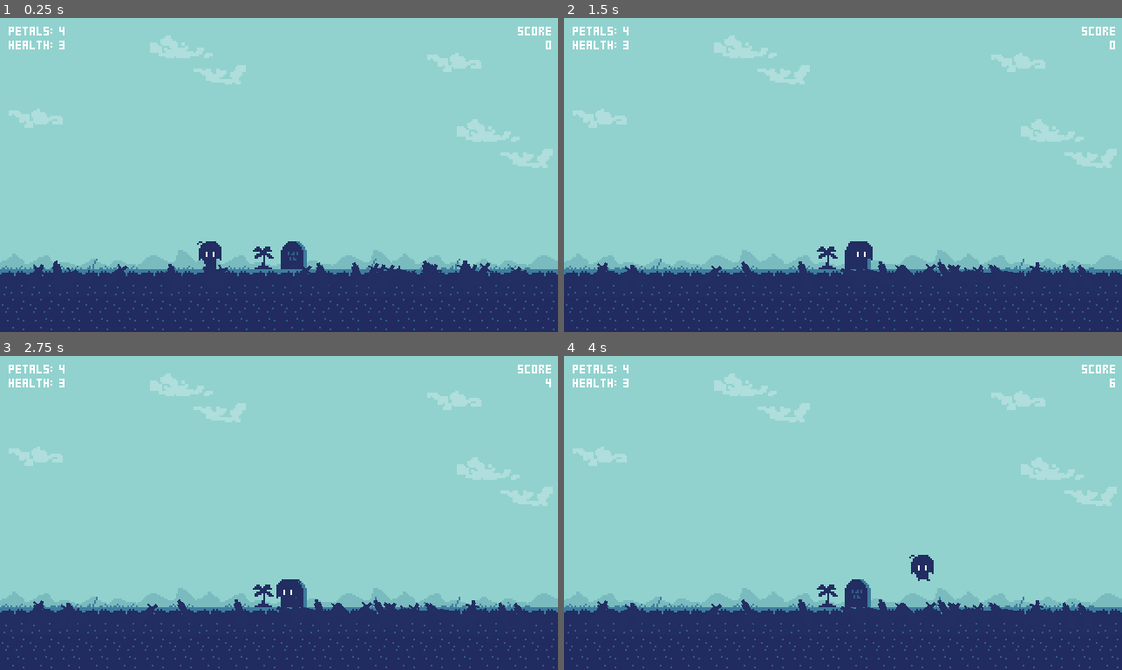
Above: before the commit, frames 1-4 (two rows, left to right).
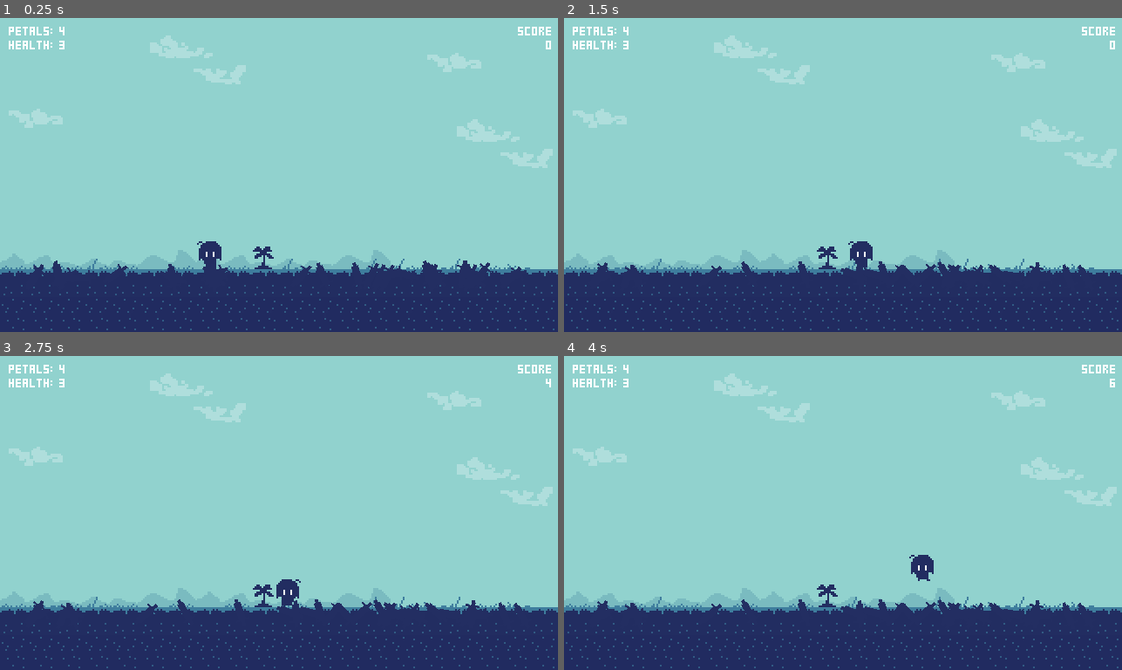
Above: after the commit, the same moments.

Repository: mwpodgorni/DDDD-Project
Game: Godot game, scene res://choice.tscn
The game is run twice, just before and just after one commit, with the same random seed, the same clock (stepped at 60 frames per second) and the same inputs.
Inputs:
- Up to frame 1 (0.25 s): no input
- Up to frame 2 (1.5 s): tap Enter at 0.5 s; hold Right (ui_right) 0.53-1.28 s; tap V (ui_accept) at 0.77 s; hold Left (ui_left) from 1.28 s (still down)
- Up to frame 3 (2.75 s): tap V (ui_accept) at 1.52 s; release Left (ui_left) at 2.03 s; hold Right (ui_right) from 2.03 s (still down)
- Up to frame 4 (4 s): tap V (ui_accept) at 3.02, 3.77 s; release Right (ui_right) at 3.53 s; hold Left (ui_left) from 3.53 s (still down)

The runs differ from the first frame. In frame 1, 0.4% of the frame differs, in the area x 50-75%, y 71-80%; in frame 2, 0.1%; in frame 3, 0.2%; in frame 4, 0.4%.

Commit message:
update color and remove graveyard

Diff:
--- a/LD46/LD46.tscn
+++ b/LD46/LD46.tscn
@@ -174,7 +174,7 @@
 10/z_index = 0
 
 [sub_resource type="RectangleShape2D" id=2]
-extents = Vector2( 7, 6 )
+extents = Vector2( 3, 3 )
 
 [sub_resource type="RectangleShape2D" id=3]
 extents = Vector2( 5, 8 )
@@ -436,7 +436,7 @@
 collision_layer = 0
 collision_mask = 0
 format = 1
-tile_data = PoolIntArray( 5, 9, 0, 65551, 8, 0, 196608, 8, 0, 196624, 9, 0, 524288, 10, 0, 524295, 10, 0, 524297, 3, 0, 524298, 2, 0, 524302, 10, 0, 589824, 1, 0, 589825, 1, 0, 589826, …(875 unchanged characters)…
+tile_data = PoolIntArray( 5, 9, 0, 65551, 8, 0, 196608, 8, 0, 196624, 9, 0, 524288, 10, 0, 524295, 10, 0, 524297, 3, 0, 524298, 7, 0, 524302, 7, 0, 589824, 1, 0, 589825, 1, 0, 589826, …(875 unchanged characters)…
 script = ExtResource( 8 )
 
 [node name="swordplayer" type="Node2D" parent="."]
@@ -515,7 +515,7 @@
 [node name="tween" type="Tween" parent="flower/leaf3"]
 
 [node name="shape" type="CollisionShape2D" parent="flower"]
-position = Vector2( 183, 136 )
+position = Vector2( 183, 135 )
 shape = SubResource( 2 )
 
 [node name="player" type="KinematicBody2D" parent="."]
